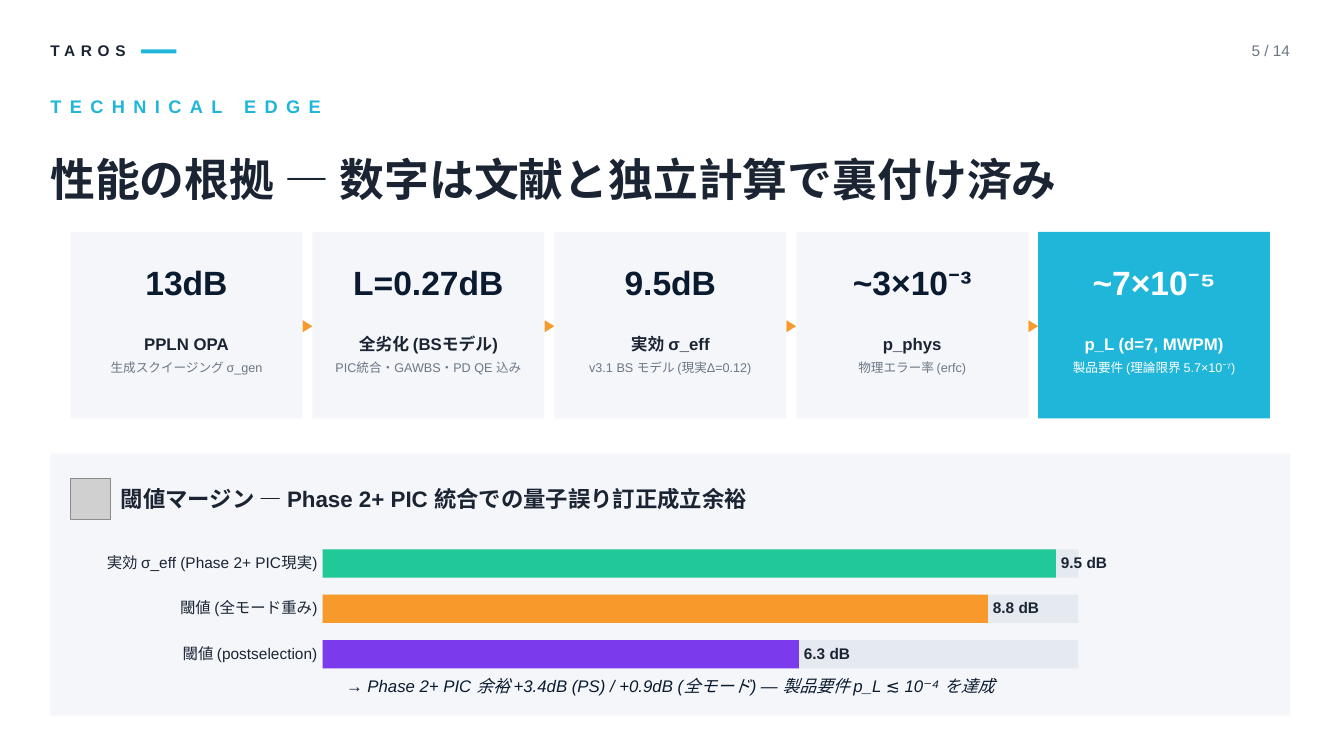
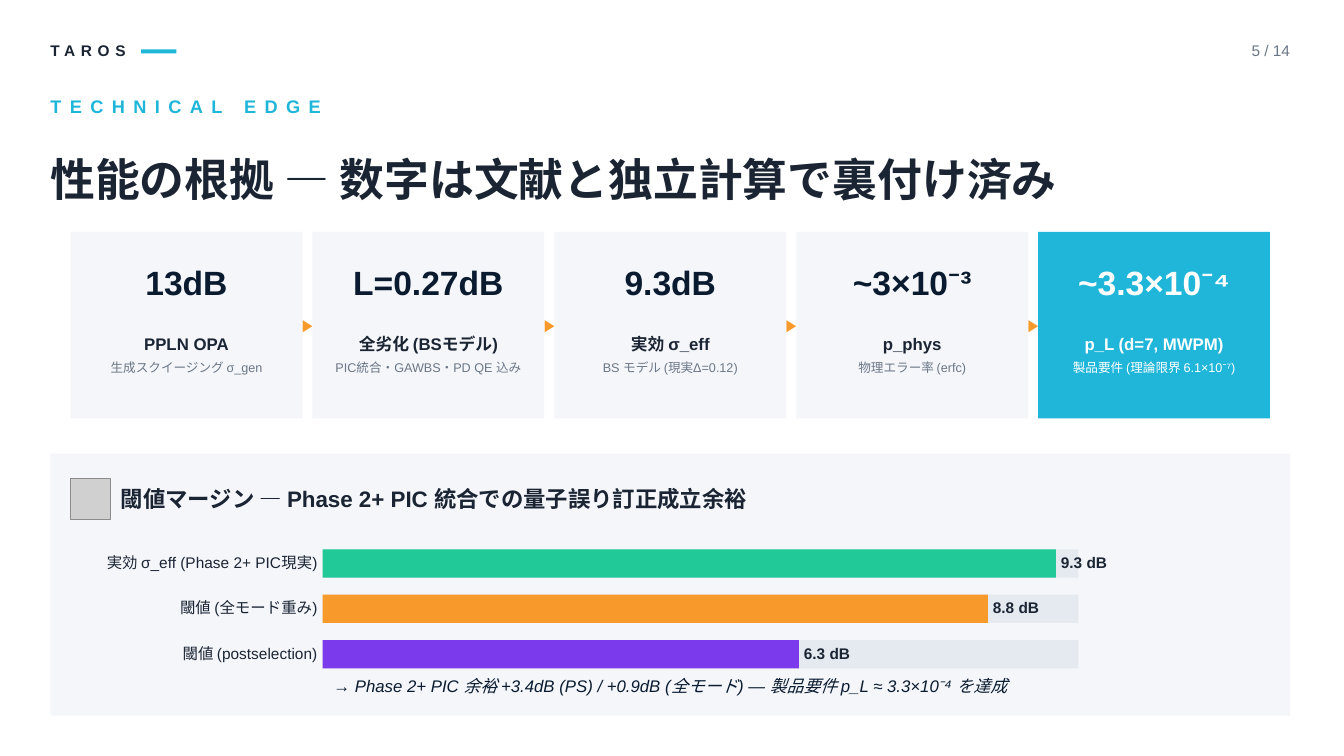
Before and after one commit to TomohiroTani28/Taros, a slide deck: slide 5 of assets/TAROS_Investor_Pitch_Revised.pptx. Drawn at 1344x756 pixels with LibreOffice and Linux fonts; fonts in the diff are those of the drawing; grey boxes stand for pictures. Boxes give left, top, right and bottom in pixels: in the first picture for what was removed or moved away, otherwise in the second. Text is boxed around its words. In the diff, an @@ line names an element or a change of style, - is before the commit and + after.

```diff
--- a/assets/TAROS_Investor_Pitch_Revised.pptx
+++ b/assets/TAROS_Investor_Pitch_Revised.pptx
@@ text at bbox=[625, 270, 716, 296]: text changed @@
-9.5dB
+9.3dB
@@ text at bbox=[1078, 271, 1230, 296]: text changed @@
-~7×10⁻⁵
+~3.3×10⁻⁴
@@ text at bbox=[603, 361, 738, 375]: text changed @@
-v3.1 BS モデル (現実Δ=0.12)
+BS モデル (現実Δ=0.12)
@@ text at bbox=[1073, 361, 1236, 375]: text changed @@
-製品要件 (理論限界 5.7×10⁻⁷)
+製品要件 (理論限界 6.1×10⁻⁷)
@@ text at bbox=[1061, 557, 1108, 568]: text changed @@
-9.5 dB
+9.3 dB
@@ text at bbox=[355, 678, 1007, 696]: text changed @@
-→ Phase 2+ PIC 余裕 +3.4dB (PS) / +0.9dB (全モード) — 製品要件 p_L ≲ 10⁻⁴ を達成
+→ Phase 2+ PIC 余裕 +3.4dB (PS) / +0.9dB (全モード) — 製品要件 p_L ≈ 3.3×10⁻⁴ を達成
```
Also in this commit, not shown: 5 other slides changed, 12 other files.
